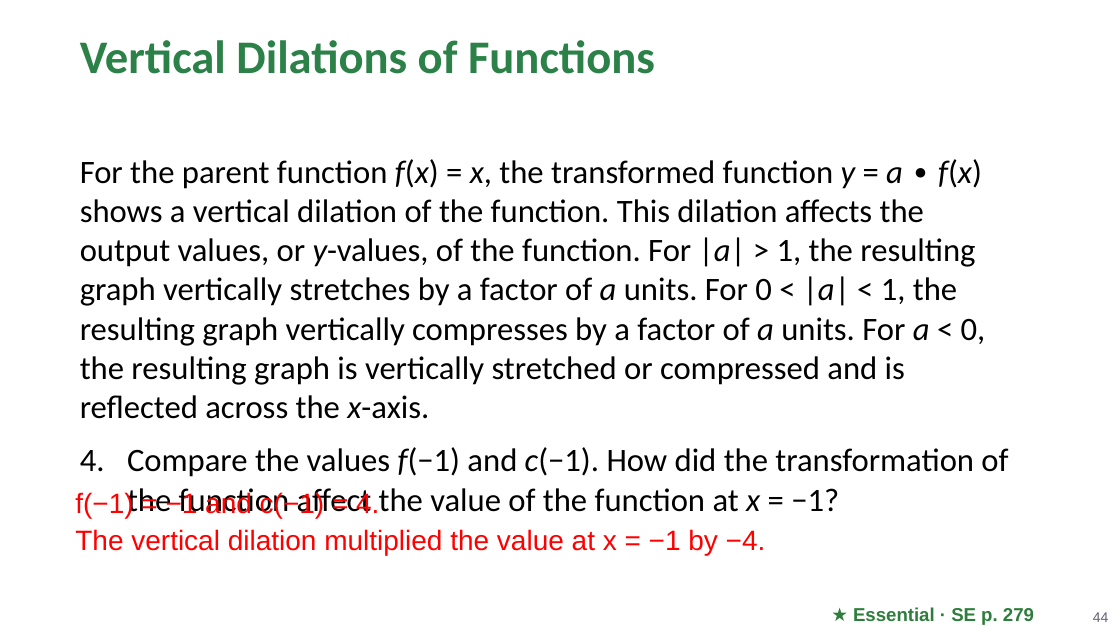
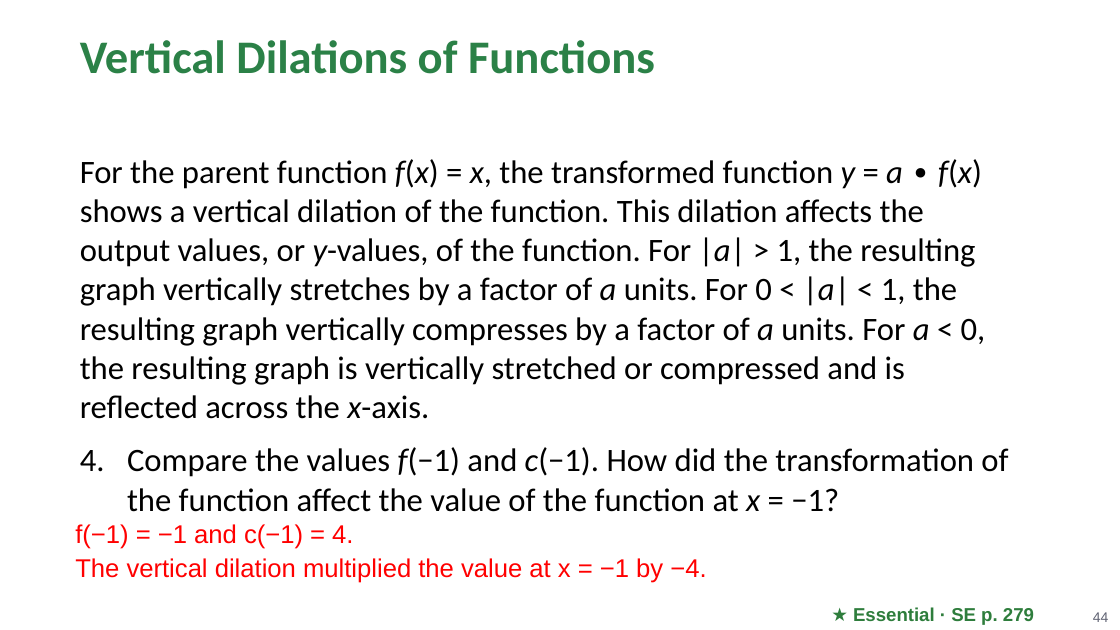
Before and after one commit to Apolloat2022/Algebra1M2U1L4, a slide deck: slide 44 of Module 2 topic 2/BLMathematics_AlgI_M2_T2_L1_LessonSlides_ENG_with_answers.pptx. Drawn at 1120x630 pixels with LibreOffice and Linux fonts; fonts in the diff are those of the drawing; background and template pictures are left out. Boxes give left, top, right and bottom in pixels: in the first picture for what was removed or moved away, otherwise in the second. Text is boxed around its words. In the diff, an @@ line names an element or a change of style, - is before the commit and + after.

```diff
--- a/Module 2 topic 2/BLMathematics_AlgI_M2_T2_L1_LessonSlides_ENG_with_answers.pptx
+++ b/Module 2 topic 2/BLMathematics_AlgI_M2_T2_L1_LessonSlides_ENG_with_answers.pptx
@@ text "f(−1) = −1 and c(−1) ..." moved from (x1=75, y1=492, x2=766, y2=556) to (x1=75, y1=524, x2=706, y2=583) @@
@@ text "f(−1) = −1 and c(−1) ..." at (x1=75, y1=524, x2=706, y2=583): size 24 to 22 pt @@
```
Also in this commit, not shown: 12 other slides changed, 4 other files.
